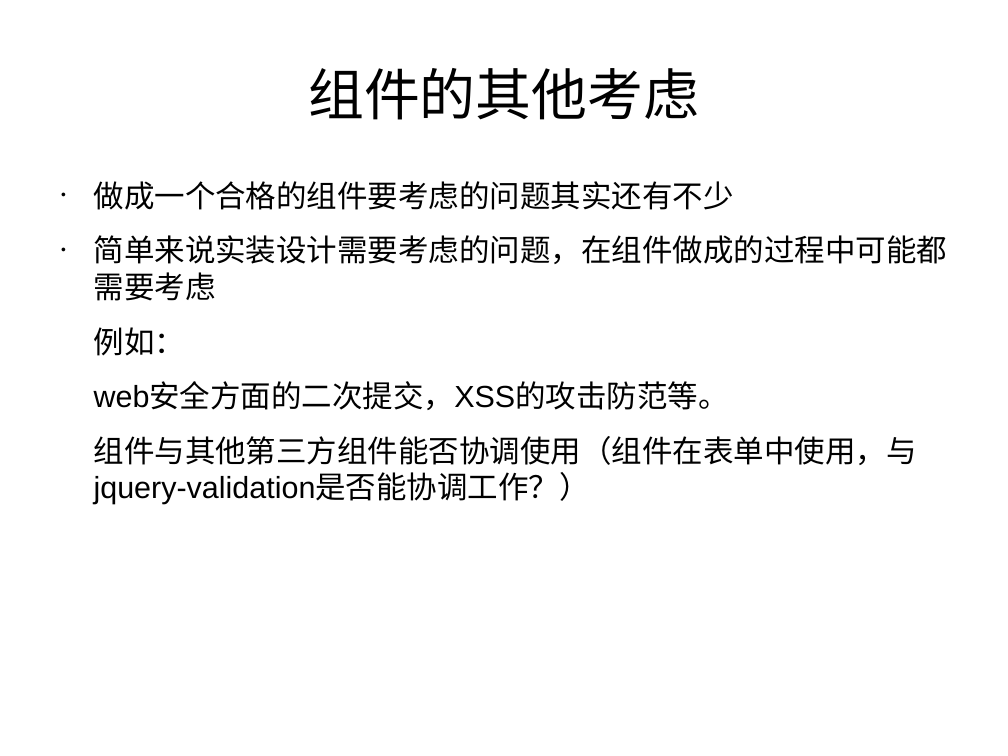
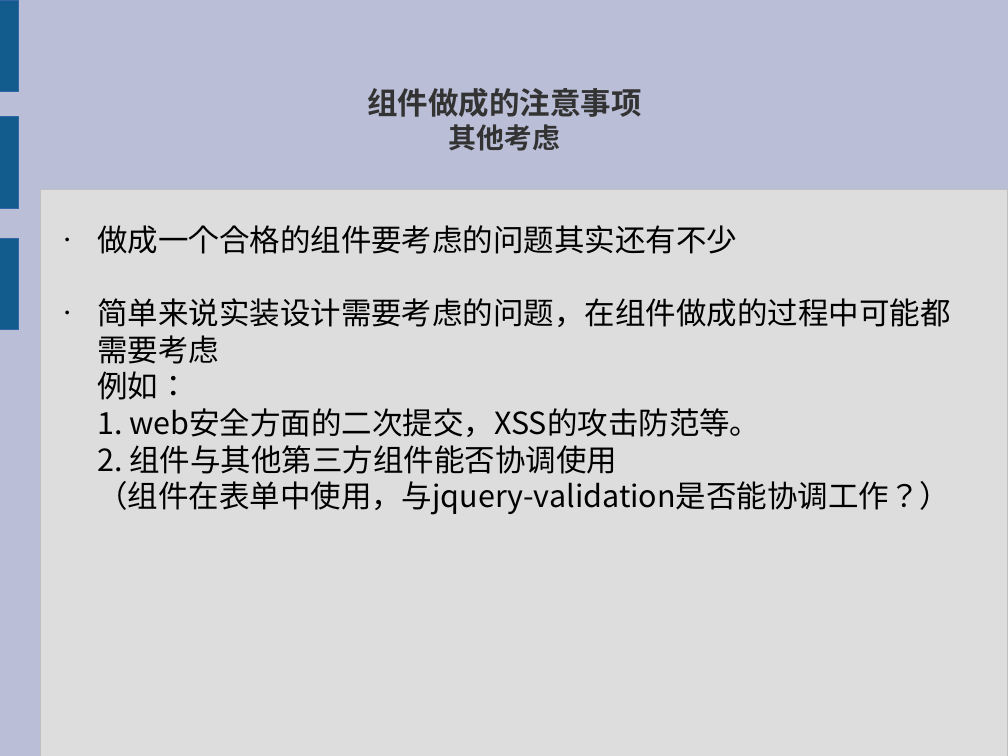
Before and after one commit to xiaoyuan521/jquery_plugin, a slide deck: slide 18 of jquery_plugin.odp. Drawn at 1008x756 pixels with LibreOffice and Linux fonts; fonts in the diff are those of the drawing. Boxes give left, top, right and bottom in pixels: in the first picture for what was removed or moved away, otherwise in the second. Text is boxed around its words. In the diff, an @@ line names an element or a change of style, - is before the commit and + after.

```diff
--- a/jquery_plugin.odp
+++ b/jquery_plugin.odp
@@ background #FFFFFF to #BABED6 @@
@@ rectangle added at (0,0,18,91), fill #125C8D, outline #3465A4 0 pt @@
@@ title at (367,88,641,151): text changed; size 44 to 24 pt; font Arial to Noto Sans CJK SC; text colour #000000 to #333333; bold on @@
-组件的其他考虑
+组件做成的注意事项
+其他考虑
@@ rectangle added at (0,117,18,209), fill #125C8D, outline #3465A4 0 pt @@
@@ rectangle added at (40,189,1008,756), fill #DDDDDD, outline #C0C0C0 0 pt @@
@@ rectangle added at (0,238,18,329), fill #125C8D, outline #3465A4 0 pt @@
@@ text "做成一个合格的组件要考虑的问题其实还有不少": place and size @@
-text "做成一个合格的组件要考虑的问题其实还有不少" at (94,181,947,504)
+text "做成一个合格的组件要考虑的问题其实还有不少" at (97,225,950,515)
@@ text at (97,225,950,400): font Arial to Noto Sans CJK SC in "做成一个合格的组件要考虑的问题其实还有不少", "简单来说实装设计需要考虑的问题，在组件做成的过程中可能都需要考虑", "例如："; less space between paragraphs @@
@@ text at (97,408,950,515): text changed; font Arial to Noto Sans CJK SC @@
-web安全方面的二次提交，XSS的攻击防范等。
-组件与其他第三方组件能否协调使用（组件在表单中使用，与jquery-validation是否能协调工作？）
+1. web安全方面的二次提交，XSS的攻击防范等。
+2. 组件与其他第三方组件能否协调使用
+（组件在表单中使用，与jquery-validation是否能协调工作？）
```
Also in this commit, not shown: 14 other slides changed, 4 slides added, 3 slides removed, 1 other file.
